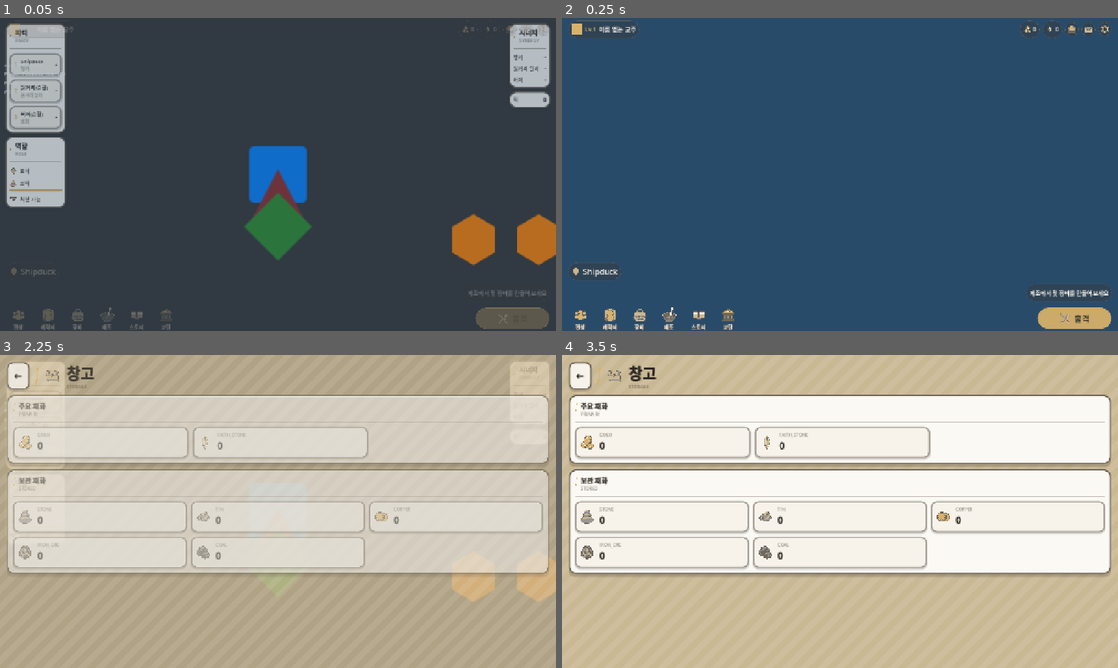
Above: before the commit, frames 1-4 (two rows, left to right).
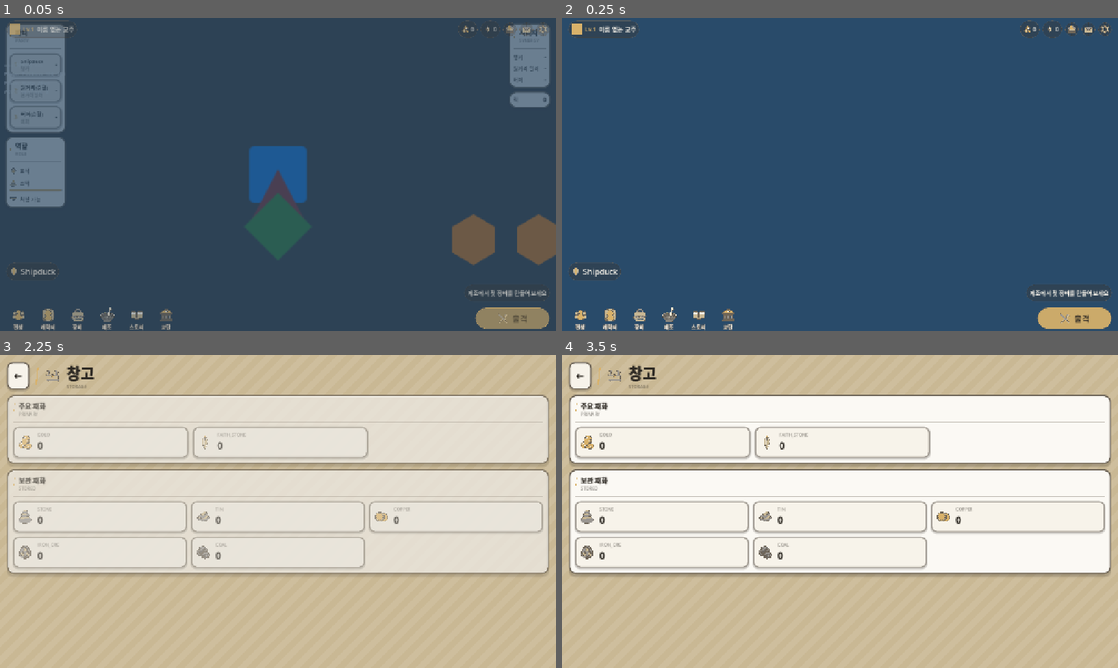
Above: after the commit, the same moments.

Repository: KADSA-OFFICIAL/Group-2
Game: Godot game, scene res://main.tscn
Same seed, same stepped clock (60 frames per second), same inputs: the game is played once before the commit and once after it.
Inputs (mouse positions are in pixels of both pictures, inside the frame that each line leads up to):
- Up to frame 1 (0.05 s): no input
- Up to frame 2 (0.25 s): no input
- Up to frame 3 (2.25 s): click (467, 367) at 0.52 s; click "←" at 1.25 s; click (489, 367) at 2.02 s
- Up to frame 4 (3.5 s): tap Enter (ui_accept) at 2.75, 3.02 s; move the mouse to (962, 495) at 2.77 s; press the mouse at (962, 495) at 2.78 s; hold Right (move_right) from 2.78 s (still down)

The runs differ from the first frame. In frame 1, 13% of the frame differs, in the area x 0-100%, y 1-100%; in frame 2, nothing differs; in frame 3, 20%, in the area x 0-100%, y 0-100%; in frame 4, nothing differs.

Commit message:
fix(ui): 화면 전환 페이드 단축 (#139)
0.18 / 0.14 초는 길었다. 화면 전환은 게임 중 가장 자주 겪는 동작이라 여기서
몇 프레임만 길어도 조작이 굼떠진 것처럼 느껴진다.

0.08 / 0.06 으로 줄인다. "부드럽다"보다 "안 끊긴다" 정도만 노린다.

Co-Authored-By: Claude Opus 5 <noreply@anthropic.com>

Diff:
--- a/autoload/ScreenManager.gd
+++ b/autoload/ScreenManager.gd
@@ -30,8 +30,10 @@
 # 매우 짧게 두는 이유: 화면은 몇 번이고 오가는 곳이라 전환이 길면 곧 방해가 된다.
 # 전환은 **스택 상태와 무관하다** — 깊이·신호는 즉시 갱신되고 연출만 뒤따른다.
 # 그래야 화면 코드가 get_depth() 를 믿고 쓸 수 있다.
-const FADE_IN: float = 0.18
-const FADE_OUT: float = 0.14
+# 짧게. 화면 전환은 게임 중 가장 자주 겪는 동작이라, 여기서 몇 프레임만 길어도
+# 조작이 굼떠진 것처럼 느껴진다. "부드럽다"보다 "안 끊긴다" 정도만 노린다.
+const FADE_IN: float = 0.08
+const FADE_OUT: float = 0.06
 
 # 화면이 열렸을 때 (열린 화면 노드).
 signal screen_pushed(screen: Control)
